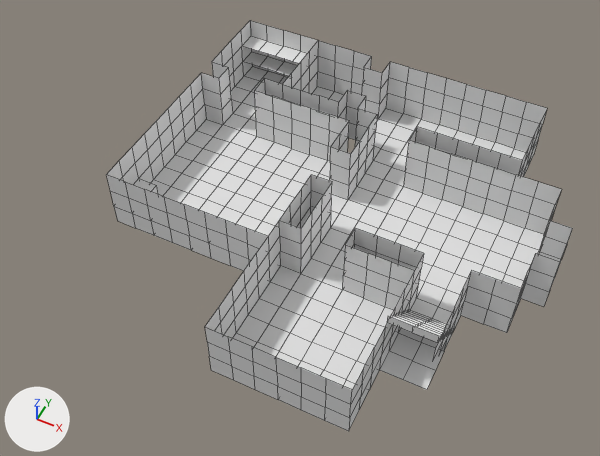
What one commit did to the Blender file dcc/map.blend.
One viewpoint serves both versions: a 50 mm camera at (3.2, -24.4, 28.5) aimed at (-7.3, -3.6, 2.4). Arrows for +X, +Y and +Z are at lower left; the lights stay in place. Mesh edges are drawn as thin lines. Materials are left out; every surface is plain grey.

The scene before the commit, as lines of its bpy script (objects in view):
```python
me_cube = bpy.data.meshes.new('Cube')
me_cube.from_pydata(...)  # 736 vertices, 677 faces; spans x -16.0..3.0, y -10.0..8.0, z 0.0..3.5
me_cube.materials.append(mat_tileset)
ob_cube = bpy.data.objects.new('Cube', me_cube)
ob_cube.location = (0.0, 0.0, 0.0)
```
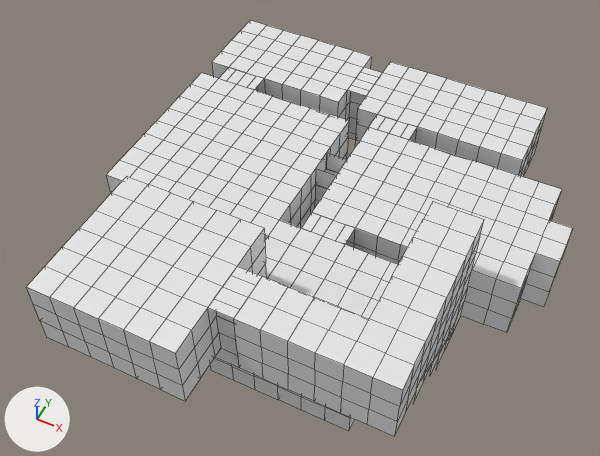
Changed parts and their boxes [x1, y1, x2, y2] in the pictures (600 x 456 px):
'Cube', reshaped (17% wider)
    before: [106, 20, 573, 431]
    after: [26, 20, 573, 436]
part 1 of me_cube, built on
    before: [380, 309, 448, 390]
    after: [26, 20, 573, 436]

Edits to the bpy script that builds the scene:
```text
Change me_cube:
    used by ob_cube; location = (0.0, 0.0, 0.0)
    remove me_cube.from_pydata(...)  # 736 vertices, 677 faces; spans x -16.0..3.0, y -10.0..8.0, z 0.0..3.5
    add me_cube.from_pydata(...)  # 1286 vertices, 1261 faces; spans x -16.0..3.0, y -13.0..8.0, z 0.0..6.0
    me_cube part 1: 36 vertices moved from x -2.0..0.0, y -6.4..-4.0, z 0.4..2.6 to x -2.0..0.0, y -6.4..-4.0, z 0.2..1.5; 13 vertices removed from x -2.0..0.0, y -7.0..-5.0, z 0.0..3.5; 563 vertices added at x -15.0..2.0, y -13.0..7.0, z 0.0..6.0
```
